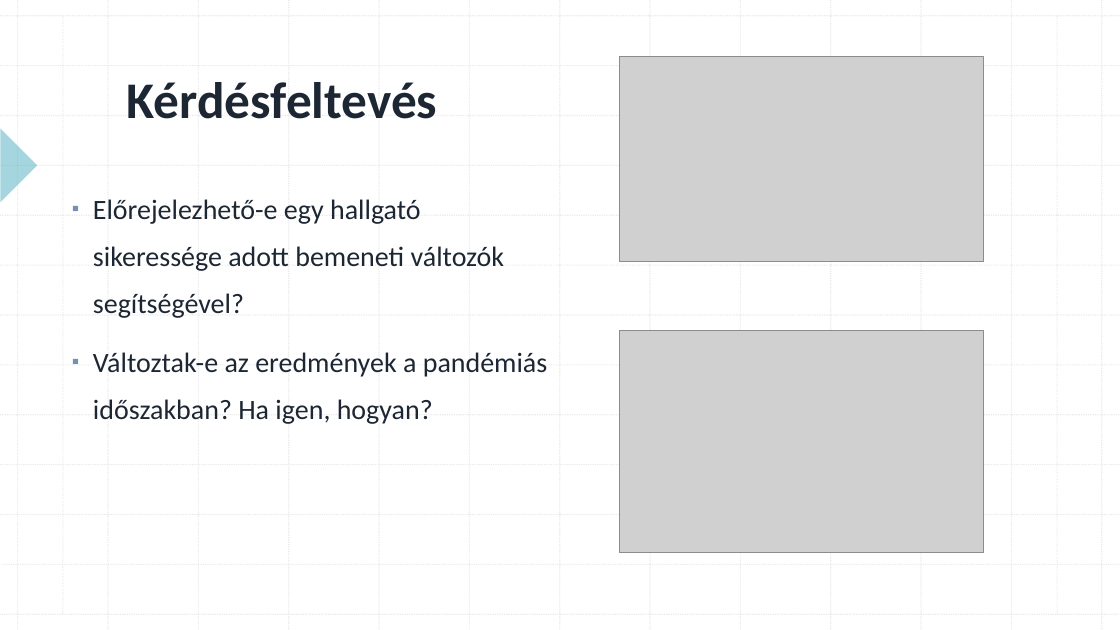
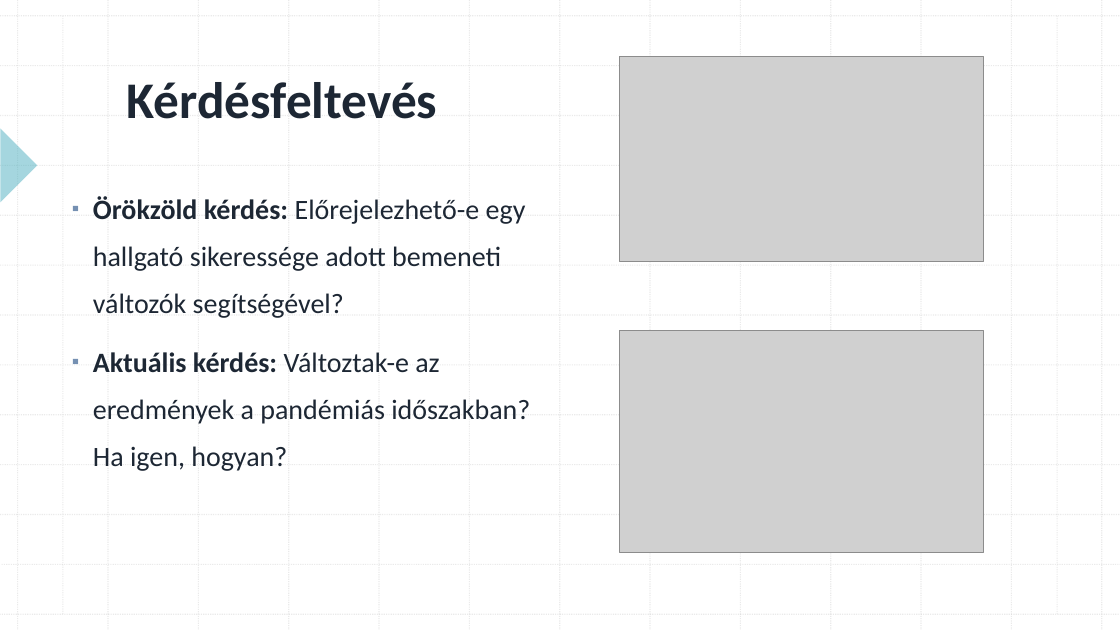
Before and after one commit to konderal333/-nkutfel, a slide deck: slide 2 of TDK prezi.pptx. Drawn at 1120x630 pixels with LibreOffice and Linux fonts; fonts in the diff are those of the drawing; grey boxes stand for pictures. Boxes give left, top, right and bottom in pixels: in the first picture for what was removed or moved away, otherwise in the second. Text is boxed around its words. In the diff, an @@ line names an element or a change of style, - is before the commit and + after.

```diff
--- a/TDK prezi.pptx
+++ b/TDK prezi.pptx
@@ text at box(93, 196, 530, 471): text changed @@
-▪ Előrejelezhető-e egy hallgató sikeressége adott bemeneti változók segítségével?
-▪ Változtak-e az eredmények a pandémiás időszakban? Ha igen, hogyan?
+▪ Örökzöld kérdés: Előrejelezhető-e egy hallgató sikeressége adott bemeneti változók segítségével?
+▪ Aktuális kérdés: Változtak-e az eredmények a pandémiás időszakban? Ha igen, hogyan?
```
Also in this commit, not shown: 1 other slide changed.
